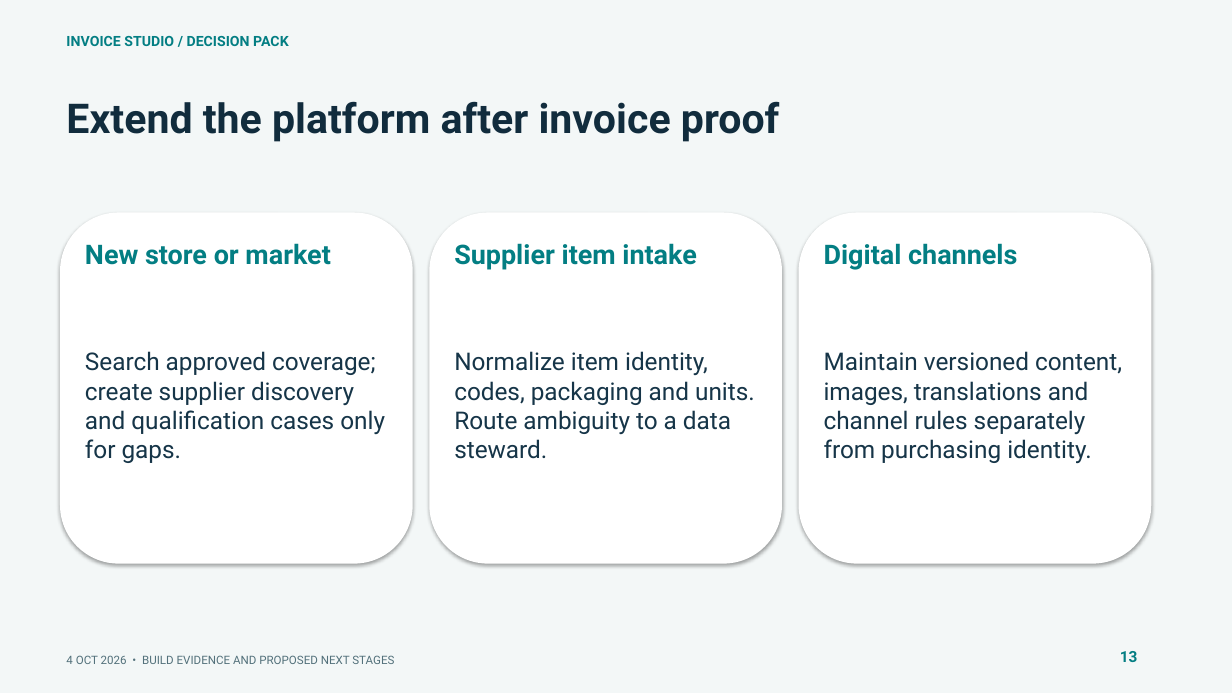
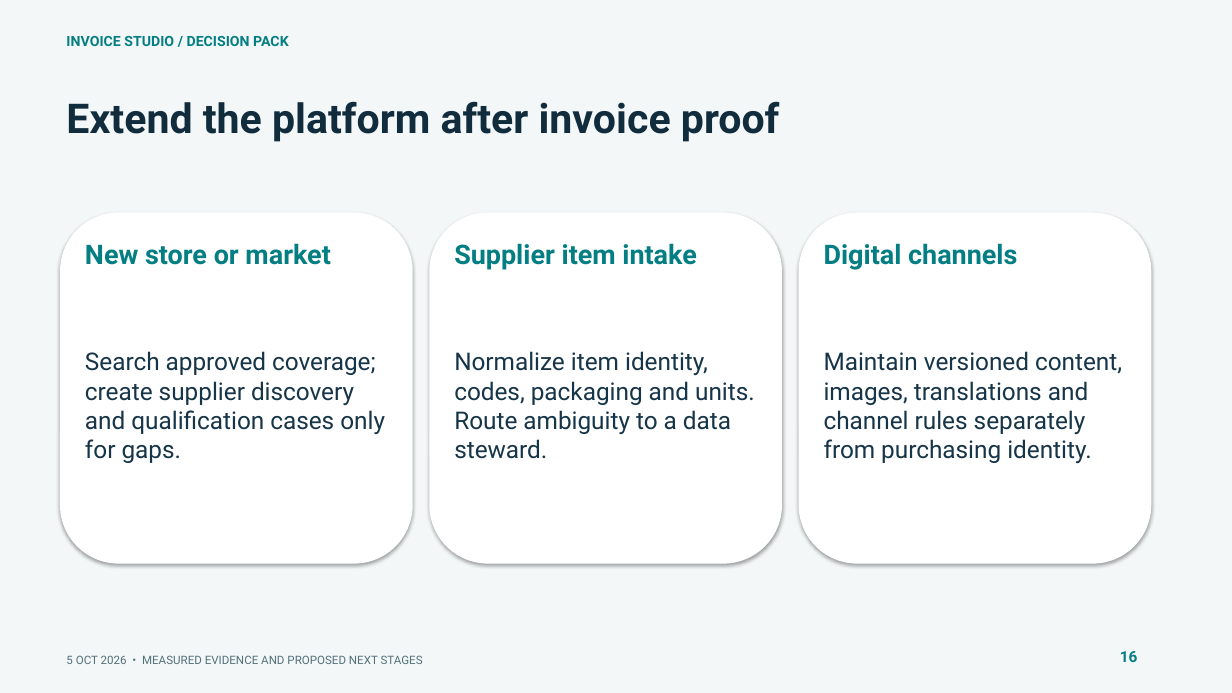
Before and after one commit to muttonkodibiriyani/Inv_studio, a slide deck: slide 16 of docs/delivery/Invoice_Studio_SLT.pptx (slide 13 before the commit). Drawn at 1232x693 pixels with LibreOffice and Linux fonts; fonts in the diff are those of the drawing. Boxes give left, top, right and bottom in pixels: in the first picture for what was removed or moved away, otherwise in the second. Text is boxed around its words. In the diff, an @@ line names an element or a change of style, - is before the commit and + after.

```diff
--- a/docs/delivery/Invoice_Studio_SLT.pptx
+++ b/docs/delivery/Invoice_Studio_SLT.pptx
@@ text at (x1=66, y1=655, x2=423, y2=664): text changed @@
-4 OCT 2026 • BUILD EVIDENCE AND PROPOSED NEXT STAGES
+5 OCT 2026 • MEASURED EVIDENCE AND PROPOSED NEXT STAGES
@@ text at (x1=1120, y1=651, x2=1138, y2=662): text changed @@
-13
+16
```
Also in this commit, not shown: 13 other slides changed, 3 slides added, 42 other files.
